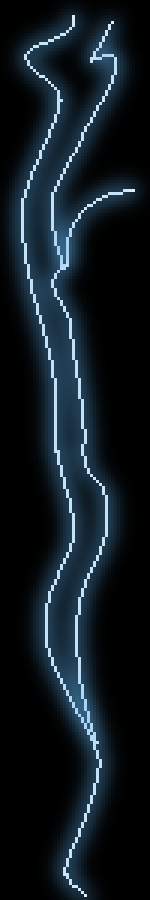
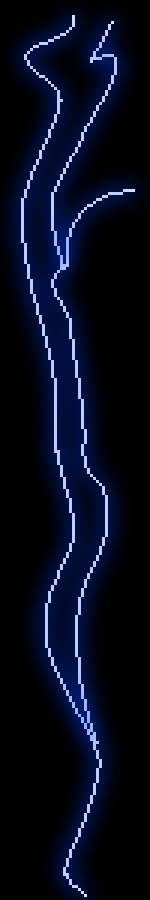
Layer changes from the first w=150, h=900 image to the second:
painted on "Blau" over (0, 0, 150, 900)
